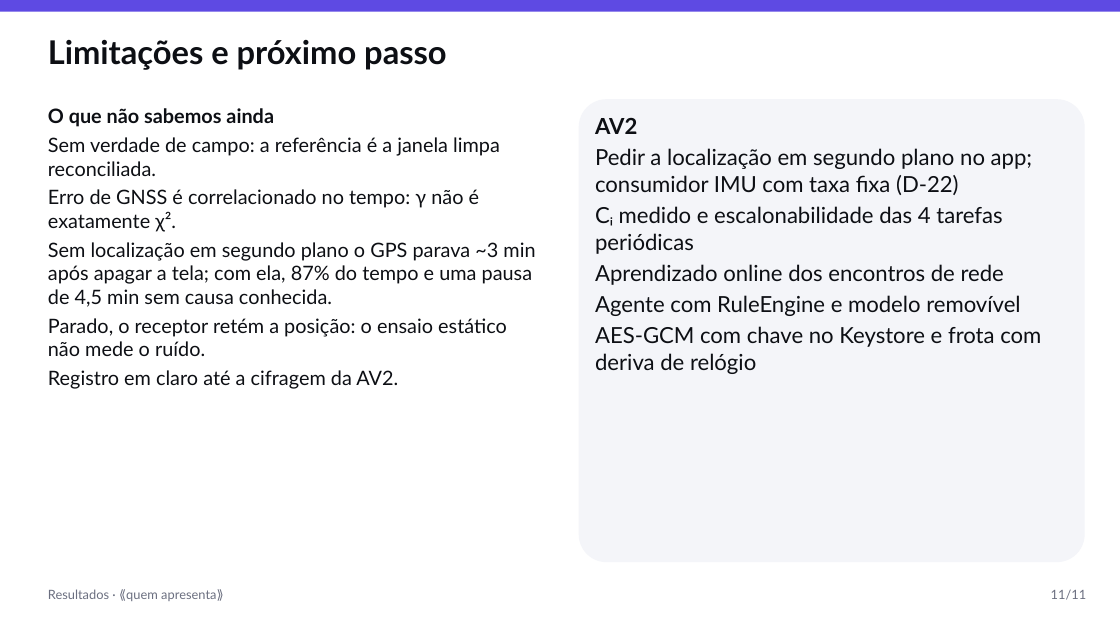
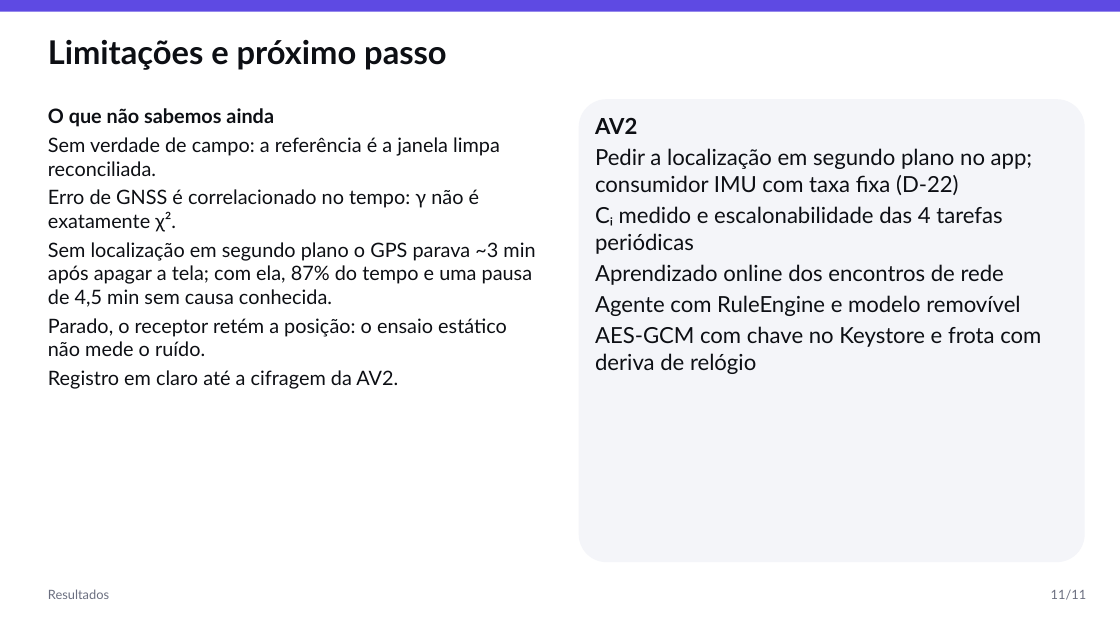
Before and after one commit to AlphaFNTZ/rastro, a slide deck: slide 11 of docs/presentations/apresentacao_I_AV1.pptx. Drawn at 1120x630 pixels with LibreOffice and Linux fonts; fonts in the diff are those of the drawing. Boxes give left, top, right and bottom in pixels: in the first picture for what was removed or moved away, otherwise in the second. Text is boxed around its words. In the diff, an @@ line names an element or a change of style, - is before the commit and + after.

```diff
--- a/docs/presentations/apresentacao_I_AV1.pptx
+++ b/docs/presentations/apresentacao_I_AV1.pptx
@@ text at box(48, 589, 109, 599): text changed @@
-Resultados · ⟪quem apresenta⟫
+Resultados
```
Also in this commit, not shown: 9 other slides changed, 8 other files.
